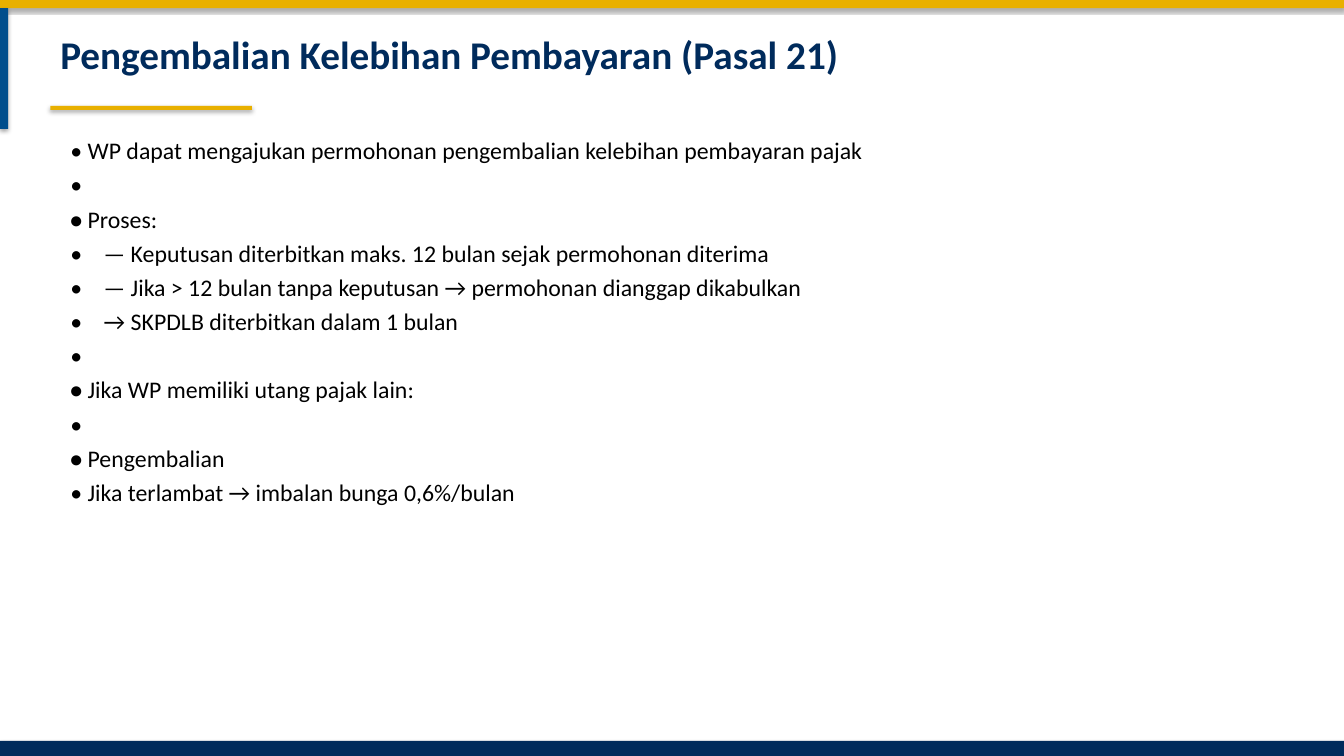
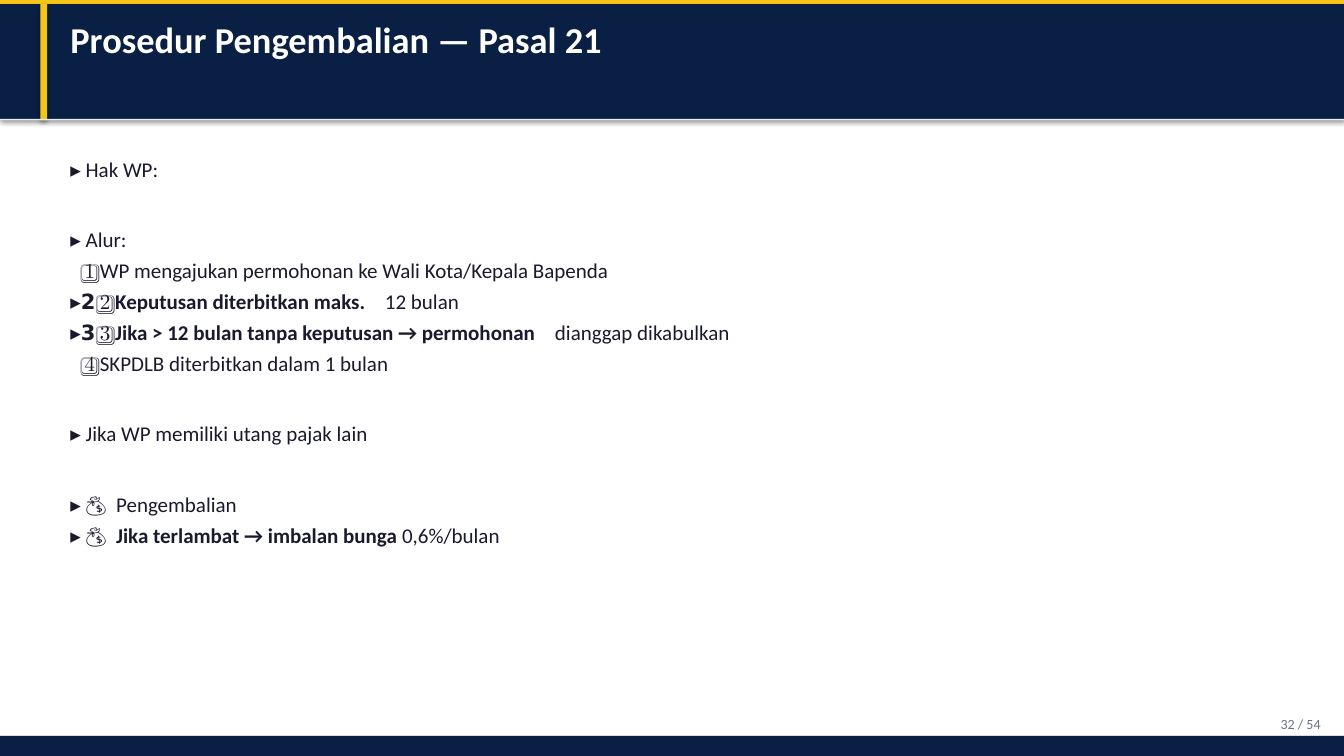
Before and after one commit to rahadiana/coba_ppt, a slide deck: slide 32 of Perwal_Bekasi_51_2024_Pajak_Reklame.pptx (slide 34 before the commit). Drawn at 1344x756 pixels with LibreOffice and Linux fonts; fonts in the diff are those of the drawing. Boxes give left, top, right and bottom in pixels: in the first picture for what was removed or moved away, otherwise in the second. Text is boxed around its words. In the diff, an @@ line names an element or a change of style, - is before the commit and + after.

Commit message:
feat: premium redesign PPT with cards, tables, and modern layout

```diff
--- a/Perwal_Bekasi_51_2024_Pajak_Reklame.pptx
+++ b/Perwal_Bekasi_51_2024_Pajak_Reklame.pptx
@@ rectangle resized from (x1=0, y1=0, x2=1344, y2=8) to (x1=0, y1=0, x2=1344, y2=4) @@
@@ rectangle at (x1=0, y1=0, x2=1344, y2=4): fill #E8B000 to #F5C518 @@
@@ rectangle added at (x1=0, y1=4, x2=1344, y2=120), fill #0A1F44 @@
@@ rectangle resized from (x1=0, y1=8, x2=8, y2=129) to (x1=40, y1=4, x2=47, y2=120) @@
@@ rectangle at (x1=40, y1=4, x2=47, y2=120): fill #004E8C to #F5C518 @@
@@ text at (x1=70, y1=27, x2=602, y2=59): text changed; size 28 to 26 pt; text colour #002B5C to #FFFFFF @@
-Pengembalian Kelebihan Pembayaran (Pasal 21)
+Prosedur Pengembalian — Pasal 21
@@ rectangle added at (x1=0, y1=119, x2=1344, y2=120), fill #E8ECF1 @@
@@ rectangle removed at (x1=50, y1=106, x2=252, y2=110) @@
@@ text at (x1=70, y1=162, x2=729, y2=547): text changed; size 17 to 15 pt; text colour #000000 to #1A1A2E @@
-• WP dapat mengajukan permohonan pengembalian kelebihan pembayaran pajak
-•
-• Proses:
-• — Keputusan diterbitkan maks. 12 bulan sejak permohonan diterima
-• — Jika > 12 bulan tanpa keputusan → permohonan dianggap dikabulkan
-• → SKPDLB diterbitkan dalam 1 bulan
-•
-• Jika WP memiliki utang pajak lain:
-•
-• Pengembalian
-• Jika terlambat → imbalan bunga 0,6%/bulan
+▸ Hak WP:
+▸ Alur:
+1️⃣ WP mengajukan permohonan ke Wali Kota/Kepala Bapenda
+▸ 2️⃣ Keputusan diterbitkan maks. 12 bulan
+▸ 3️⃣ Jika > 12 bulan tanpa keputusan → permohonan dianggap dikabulkan
+4️⃣ SKPDLB diterbitkan dalam 1 bulan
+▸ Jika WP memiliki utang pajak lain
+▸ 💰 Pengembalian
+▸ 💰 Jika terlambat → imbalan bunga 0,6%/bulan
@@ rectangle resized from (x1=0, y1=741, x2=1344, y2=756) to (x1=0, y1=736, x2=1344, y2=756) @@
@@ rectangle at (x1=0, y1=736, x2=1344, y2=756): fill #002B5C to #0A1F44 @@
@@ text added at (x1=1281, y1=720, x2=1320, y2=729), 10 pt, text #6B7288 @@
+32 / 54
```
Also in this commit, not shown: 41 other slides changed, 10 slides added, 12 slides removed, 1 other file.
